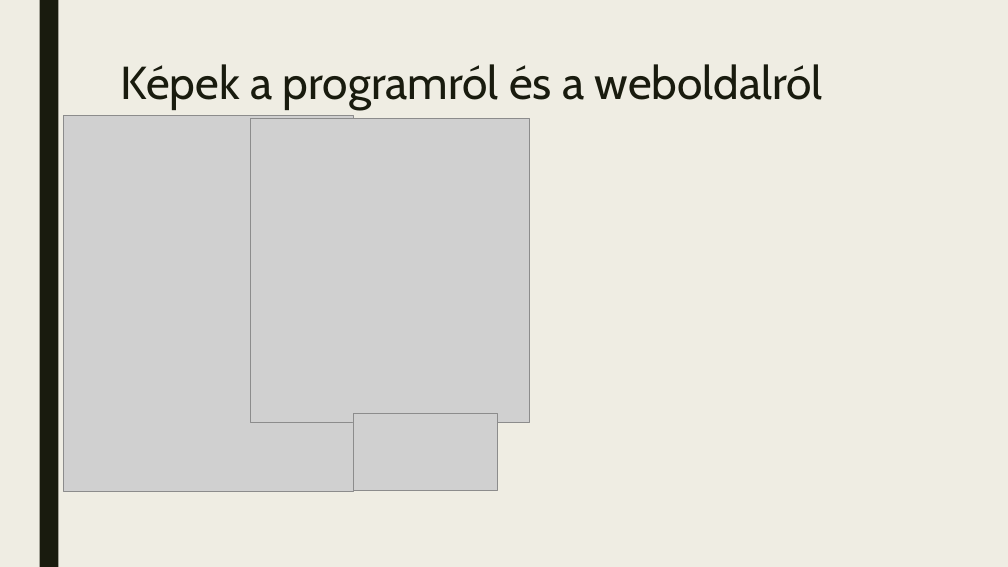
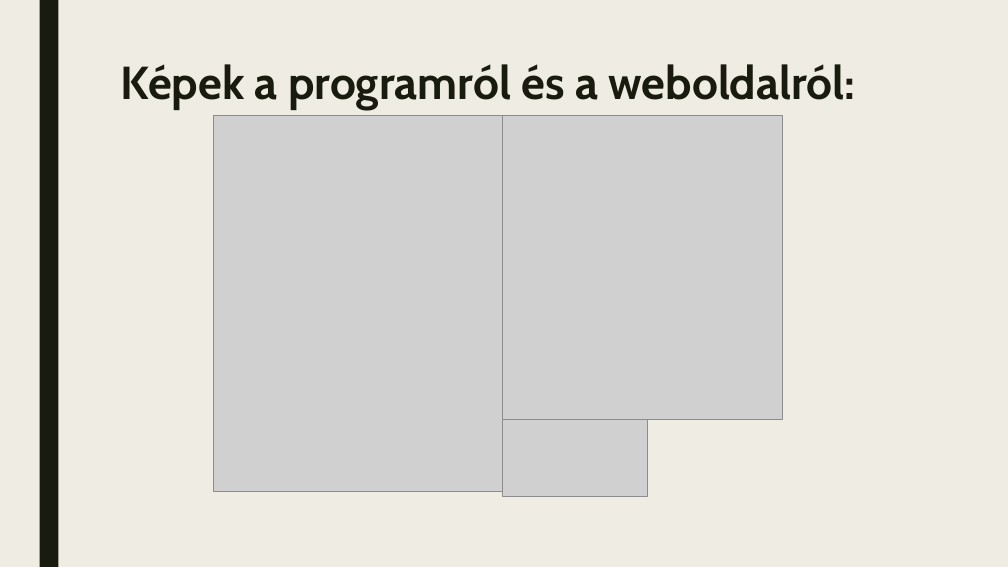
Before and after one commit to MilanBruder/Projekt22, a slide deck: slide 4 of Readme/Projekt.pptx. Drawn at 1008x567 pixels with LibreOffice and Linux fonts; fonts in the diff are those of the drawing; grey boxes stand for pictures. Boxes give left, top, right and bottom in pixels: in the first picture for what was removed or moved away, otherwise in the second. Text is boxed around its words. In the diff, an @@ line names an element or a change of style, - is before the commit and + after.

```diff
--- a/Readme/Projekt.pptx
+++ b/Readme/Projekt.pptx
@@ title at (121,64,856,110): text changed; bold on @@
-Képek a programról és a weboldalról
+Képek a programról és a weboldalról:
@@ picture: place and size @@
-picture at (64,115,353,492)
+picture at (213,115,503,492)
@@ picture: place and size @@
-picture at (250,118,529,422)
+picture at (503,115,782,419)
@@ picture: place and size @@
-picture at (353,414,498,491)
+picture at (503,420,647,497)
```
Also in this commit, not shown: 3 other slides changed.
